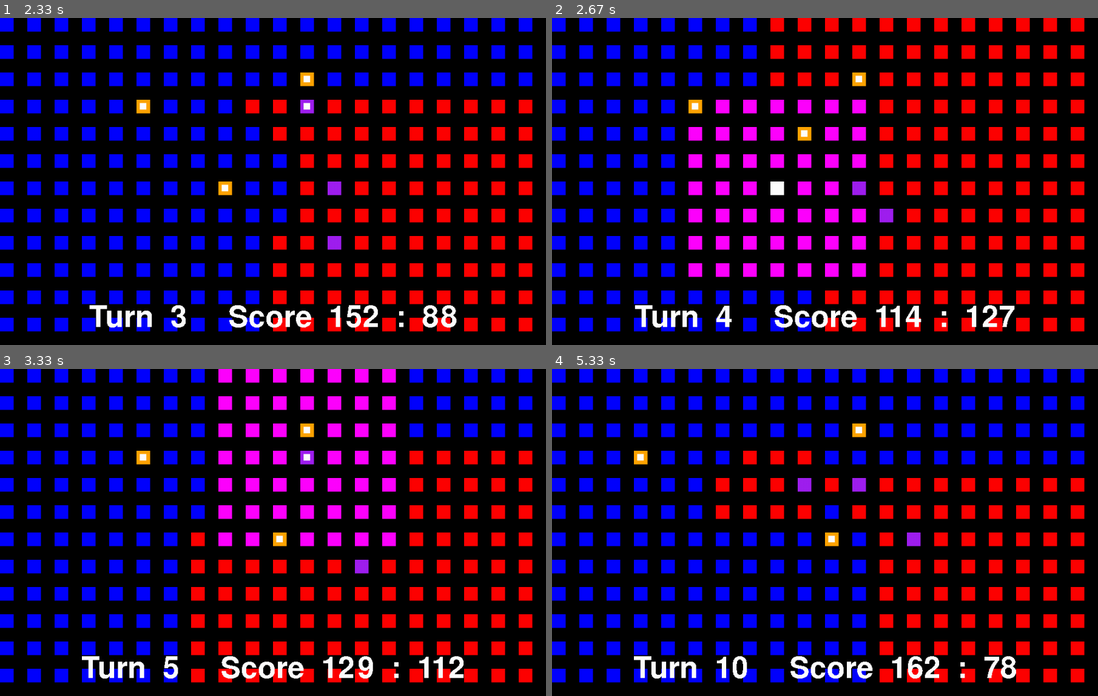
Above: before the commit, frames 1-4 (two rows, left to right).
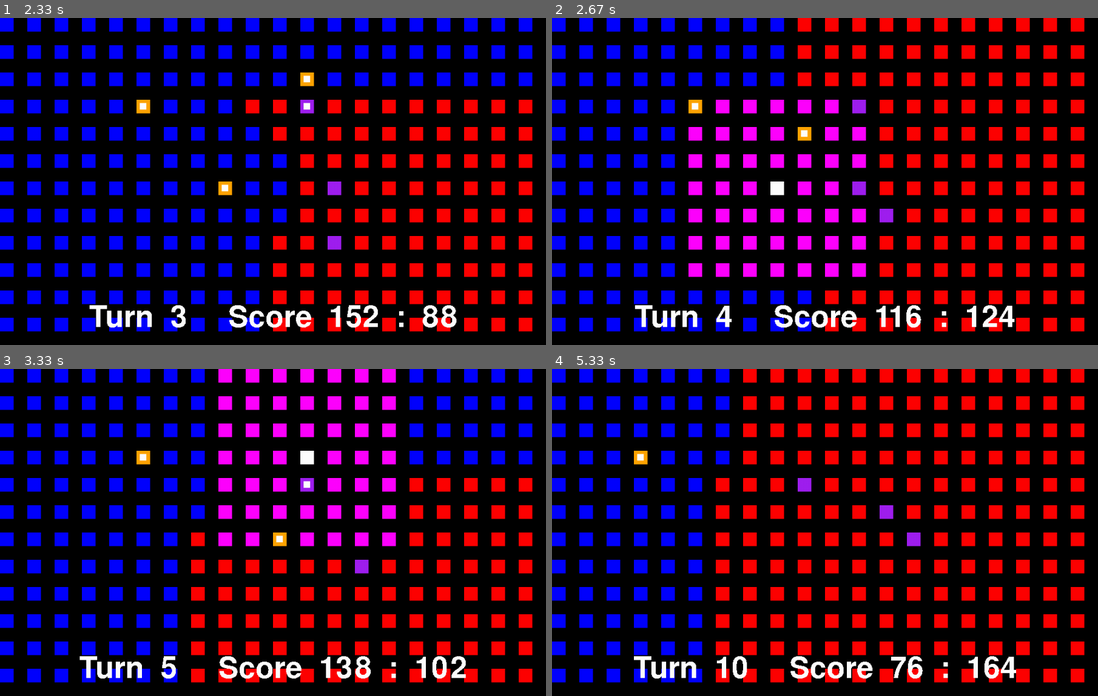
Above: after the commit, the same moments.

Repository: LWhite200/pygames
Game: pygame game, started from Final War/Final War.py
Same seed, same stepped clock (60 frames per second), same inputs: the game is played once before the commit and once after it.
Inputs (mouse positions are in pixels of both pictures, inside the frame that each line leads up to):
- Up to frame 1 (2.33 s): tap Enter at 0.33, 0.67, 2.07 s; press the mouse at (223, 188) at 1.03 s; move the mouse to (169, 135) at 1.13 s; release the mouse at (109, 83) at 1.27 s; press the mouse at (223, 243) at 1.37 s; move the mouse to (229, 220) at 1.47 s; release the mouse at (240, 197) at 1.6 s; press the mouse at (223, 132) at 1.7 s; move the mouse to (294, 109) at 1.8 s; release the mouse at (371, 89) at 1.93 s
- Up to frame 2 (2.67 s): tap Enter at 2.37 s; press the mouse at (775, 188) at 2.53 s; move the mouse to (825, 138) at 2.63 s
- Up to frame 3 (3.33 s): release the mouse at (322, 440) at 2.77 s; tap Enter at 2.9 s; press the mouse at (305, 457) at 3.2 s; move the mouse to (294, 548) at 3.3 s
- Up to frame 4 (5.33 s): release the mouse at (830, 637) at 3.43 s; press the mouse at (693, 457) at 3.53 s; move the mouse to (715, 499) at 3.63 s; release the mouse at (732, 539) at 3.77 s; tap Enter at 3.9, 4.2, 4.4, 4.7, 5.3 s; press the mouse at (721, 539) at 4.93 s; move the mouse to (688, 486) at 5.03 s; release the mouse at (655, 437) at 5.17 s

Frame 1 is identical in both runs. In frame 2, 0.8% of the frame differs, in the area x 40-85%, y 0-95%; in frame 3, 2.3%; in frame 4, 10%, in the area x 30-98%, y 0-96%.

Commit message:
Add files via upload

Diff:
--- a/Final War/Final War.py
+++ b/Final War/Final War.py
@@ -10,6 +10,7 @@
 clock = pygame.time.Clock()
 
 world = [[0 for _ in range(wth)] for _ in range(hth)]  # 0: red enemy, 1: blue player, 2: white being dragged, 3: Magenta can be placed
+wObj = [[None for _ in range(wth)] for _ in range(hth)]
 worldScore = [0, 0]
 curTurn = 0
 
@@ -34,6 +35,8 @@
         self.doneAttack = False
         self.inRange = False
         self.isAttacking = False
+        self.maxHP = 100
+        self.curHP = 100
 
     def moveRandom(self):
         ranStep = random.randint(1, 4)
@@ -60,16 +63,47 @@
         self.curHP = 100
 
     def moveRandom(self):
+        xx, yy = self.x // 50, self.y // 50
         ranStep = random.randint(1, 4)
-        if ranStep == 1 and self.x >= 50:
+        if ranStep == 1 and self.x >= 50 and not wObj[xx - 1][yy]:
+            wObj[xx][yy] = None
+            wObj[xx - 1][yy] = self
             self.x -= 50
-        elif ranStep == 2 and self.x < width - 50:
+        elif ranStep == 2 and self.x < width - 50 and not wObj[xx + 1][yy]:
+            wObj[xx][yy] = None
+            wObj[xx + 1][yy] = self
             self.x += 50
-        elif ranStep == 3 and self.y < height - 50:
+        elif ranStep == 3 and self.y < height - 50 and not wObj[xx][yy + 1]:
+            wObj[xx][yy] = None
+            wObj[xx][yy + 1] = self
             self.y += 50
-        elif ranStep == 4 and self.y >= 50:
+        elif ranStep == 4 and self.y >= 50 and not wObj[xx][yy - 1]:
+            wObj[xx][yy] = None
+            wObj[xx][yy - 1] = self
             self.y -= 50
         self.rect.topleft = (self.x, self.y)
+
+    def attackPlayer(self):
+
+        directions = [
+            (-50, 0), (50, 0), (0, -50), (0, 50),
+            (-50, -50), (50, -50), (-50, 50), (50, 50) ]
+
+        for dx, dy in directions:
+            adj_x = (self.x + dx) // 50
+            adj_y = (self.y + dy) // 50
+
+            if 0 <= adj_x < hth and 0 <= adj_y < wth:
+                adjObj = wObj[adj_x][adj_y]
+                if isinstance(adjObj, playObj):
+                    print(f"Enemy at ({self.x},{self.y}) attacking player at ({adjObj.x},{adjObj.y})")
+                    adjObj.curHP -= 50
+
+                    if adjObj.curHP <= 0:
+                        PlayerObjs.remove(adjObj)
+                        updateBoard()
+                        break
+                    break
 
 PlayerObjs.append(playObj(400, 200))
 PlayerObjs.append(playObj(400, 300))
@@ -93,6 +127,7 @@
     for i in range(hth):
         for j in range(wth):
             world[i][j] = 0
+            wObj[i][j] = None
 
     for player in PlayerObjs:
         playX = player.rect.x // 50
@@ -101,6 +136,7 @@
         world[playX][playY] = 1
         visit[playX][playY] = True
         worldScore[world[playX][playY]] += 1
+        wObj[playX][playY] = player
 
     for enemy in EnemyObjs:
         enemX = enemy.rect.x // 50
@@ -109,6 +145,7 @@
         world[enemX][enemY] = 0
         visit[enemX][enemY] = True
         worldScore[world[enemX][enemY]] += 1
+        wObj[enemX][enemY] = enemy
 
     while q:
         px, py = q.popleft()
@@ -137,6 +174,7 @@
         if event.type == pygame.KEYDOWN:
             for enemy in EnemyObjs:
                 enemy.moveRandom()
+                enemy.attackPlayer()
                 enemy.canBeAttacked = False
 
             for player in PlayerObjs:
@@ -226,11 +264,13 @@
 
     screen.blit(background, background_rect)
 
+    # World Grid display
     for i in range(0, hth):
         for j in range(0, wth):
             color = "Red" if world[i][j] == 0 else "Blue" if world[i][j] == 1 else "White" if world[i][j] == 2 else "Magenta"
             pygame.draw.rect(screen, color, pygame.Rect(i * 50, j * 50, 25, 25))
 
+    # Enemy
     for enemy in EnemyObjs:
         screen.blit(enemy.surface, enemy.rect)
         if enemy.canBeAttacked:
@@ -249,13 +289,16 @@
             (-50, -50), (50, -50), (-50, 50), (50, 50)
         ]
 
-        for enemy in EnemyObjs:
-            for dx, dy in surrounding_positions:
-                if player.x + dx == enemy.x and player.y + dy == enemy.y:
+        for dx, dy in surrounding_positions:
+            adjacent_x = (player.x + dx) // 50
+            adjacent_y = (player.y + dy) // 50
+
+            if 0 <= adjacent_x < hth and 0 <= adjacent_y < wth:
+                obj = wObj[adjacent_x][adjacent_y]
+                if isinstance(obj, enemObj):
                     player.inRange = True
                     if not player.doneAttack:
-                        enemy.canBeAttacked = True
-                        break
+                        obj.canBeAttacked = True
 
         screen.blit(player.surface, player.rect)
         if not player.hasMoved or (player.inRange and not player.doneAttack) or (player.inRange and player.isAttacking):
